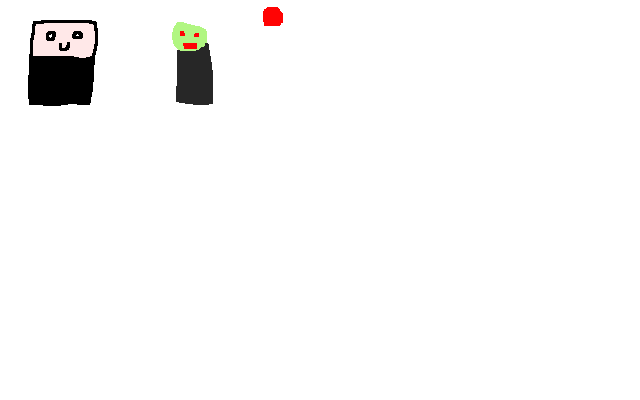
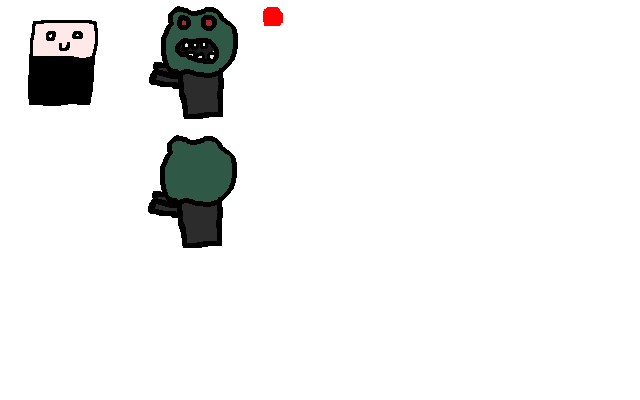
Layered file, before and after one edit (640x400). Changes by layer:
added layer "Pasted Layer" above "Color #1" over left=148, top=135, right=237, bottom=248
added layer "Color #1" above "Layer" over left=149, top=62, right=224, bottom=119
painted on "Layer" over left=161, top=6, right=238, bottom=105
added layer "Color" above "Background" over left=155, top=11, right=235, bottom=118
